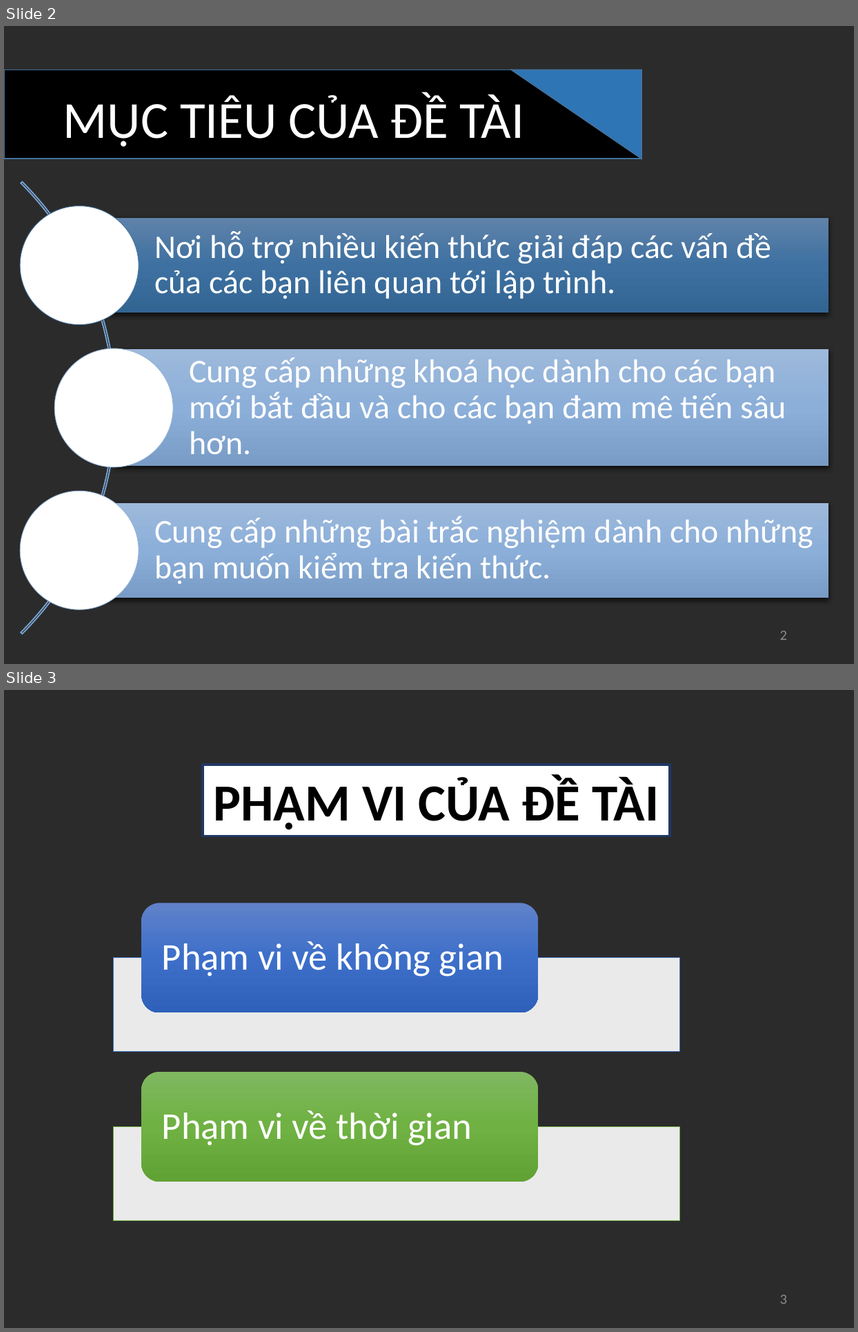
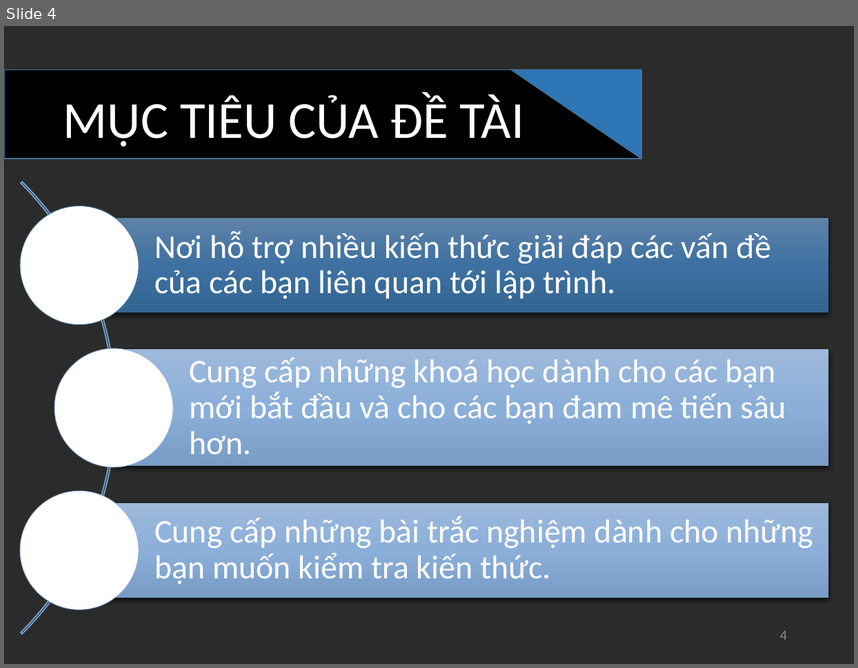
Before and after one commit to thienthanoliver/STU-luan-van-2017, a slide deck: BBBBBBBBBBBBB.pptx. Shown one above the other, each under a label of ours: slides 2 and 3 before the commit, slide 4 after it. The pictures are 858x1332 and 858x668 pixels, drawn with LibreOffice and Linux fonts; fonts in the diff are those of the drawing; background and template pictures are left out; a plain dark background stands for a picture behind light text. Boxes give left, top, right and bottom in pixels: in the first picture for what was removed or moved away, otherwise in the second. Text is boxed around its words. In the diff, an @@ line names an element or a change of style, - is before the commit and + after.

```diff
--- a/BBBBBBBBBBBBB.pptx
+++ b/BBBBBBBBBBBBB.pptx
@@ slide 3 removed at (4,690,854,1328), background picture (left out) @@
@@ rectangle removed at (203,765,671,836) @@
-PHẠM VI CỦA ĐỀ TÀI
@@ group removed at (113,903,680,1220): 2 rectangles, 2 rounded rectangles, 2 texts @@
-Phạm vi về không gian
-Phạm vi về thời gian
@@ page number removed at (780,1294,787,1303) @@
-3
@@ what was slide 2 is now slide 4 @@
@@ page number at (780,630,787,639): text changed @@
-2
+4
```
Also in this commit, not shown: 6 slides changed, 5 slides added, 1 other slide removed, 1 other file.
